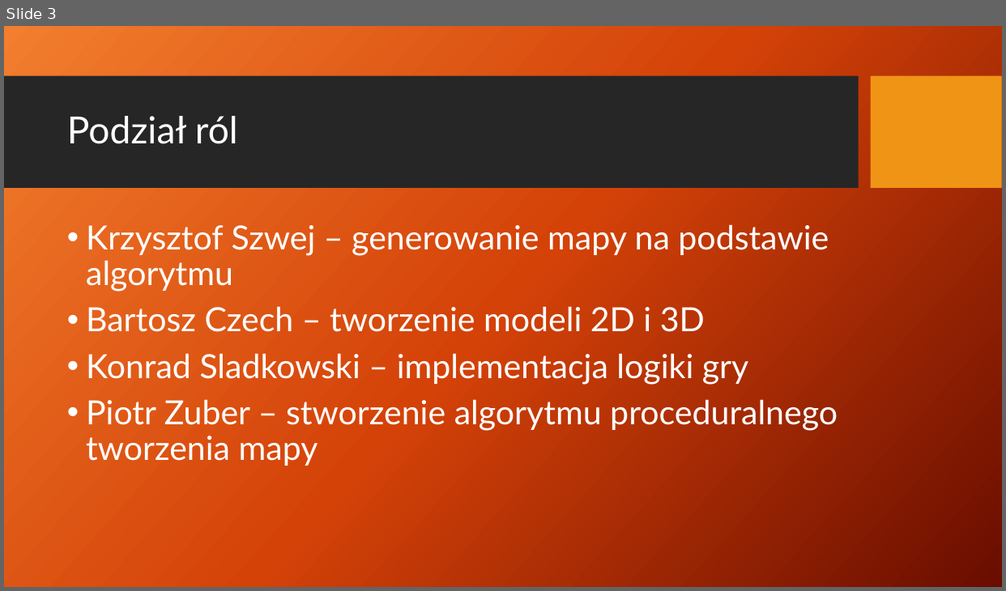
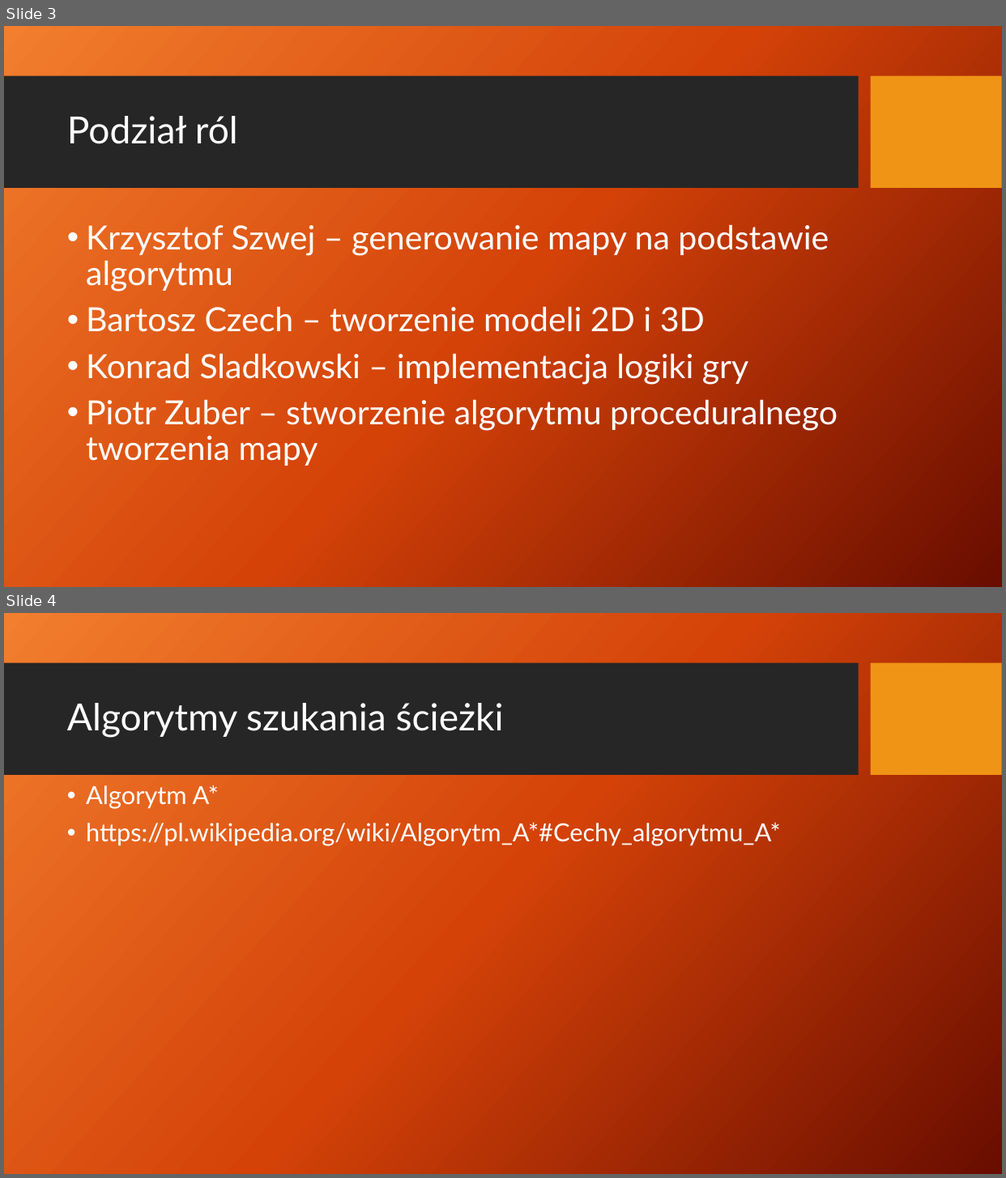
Before and after one commit to FakeOrganization-TD/TowerDefence, a slide deck: Prezentacje/Prez 2 - oceniana.pptx. Shown one above the other, each under a label of ours: slide 3 before the commit, slides 3 and 4 after it. The pictures are 1006x591 and 1006x1178 pixels, drawn with LibreOffice and Linux fonts; fonts in the diff are those of the drawing; background and template pictures are left out. Boxes give left, top, right and bottom in pixels: in the first picture for what was removed or moved away, otherwise in the second. Text is boxed around its words. In the diff, an @@ line names an element or a change of style, - is before the commit and + after.

```diff
--- a/Prezentacje/Prez 2 - oceniana.pptx
+++ b/Prezentacje/Prez 2 - oceniana.pptx
@@ slide 4 added at box(4, 613, 1002, 1174), background picture (left out); not listed: 2 template elements that a slide beside it also shows @@
@@ title added at box(67, 703, 504, 738), 36 pt, text #FFFFFF @@
+Algorytmy szukania ścieżki
@@ text added at box(86, 785, 781, 846), 24 pt, text #FFFFFF @@
+• Algorytm A*
+• https://pl.wikipedia.org/wiki/Algorytm_A*#Cechy_algorytmu_A*
```
Also in this commit, not shown: 4 other slides added, 1 slide removed.
